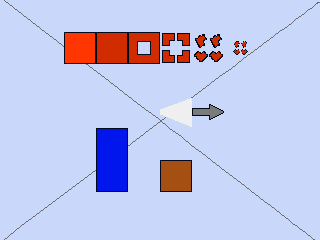
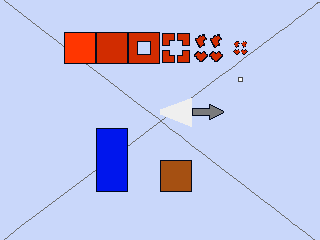
Revision of a layered (320, 240) image; what changed, layer by layer:
added layer "Layer 4" above "Layer 3" over (238, 77, 243, 82)
